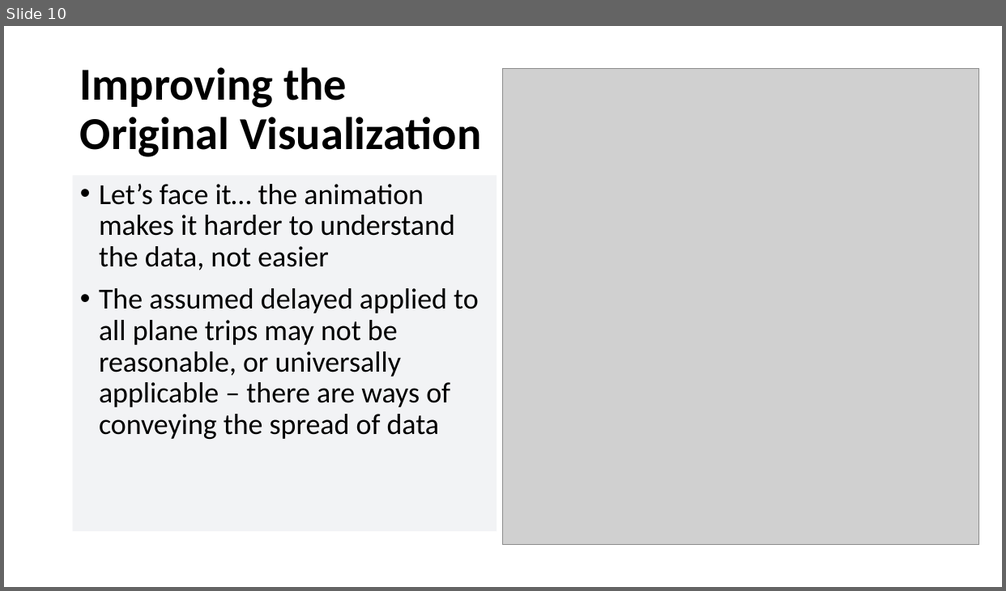
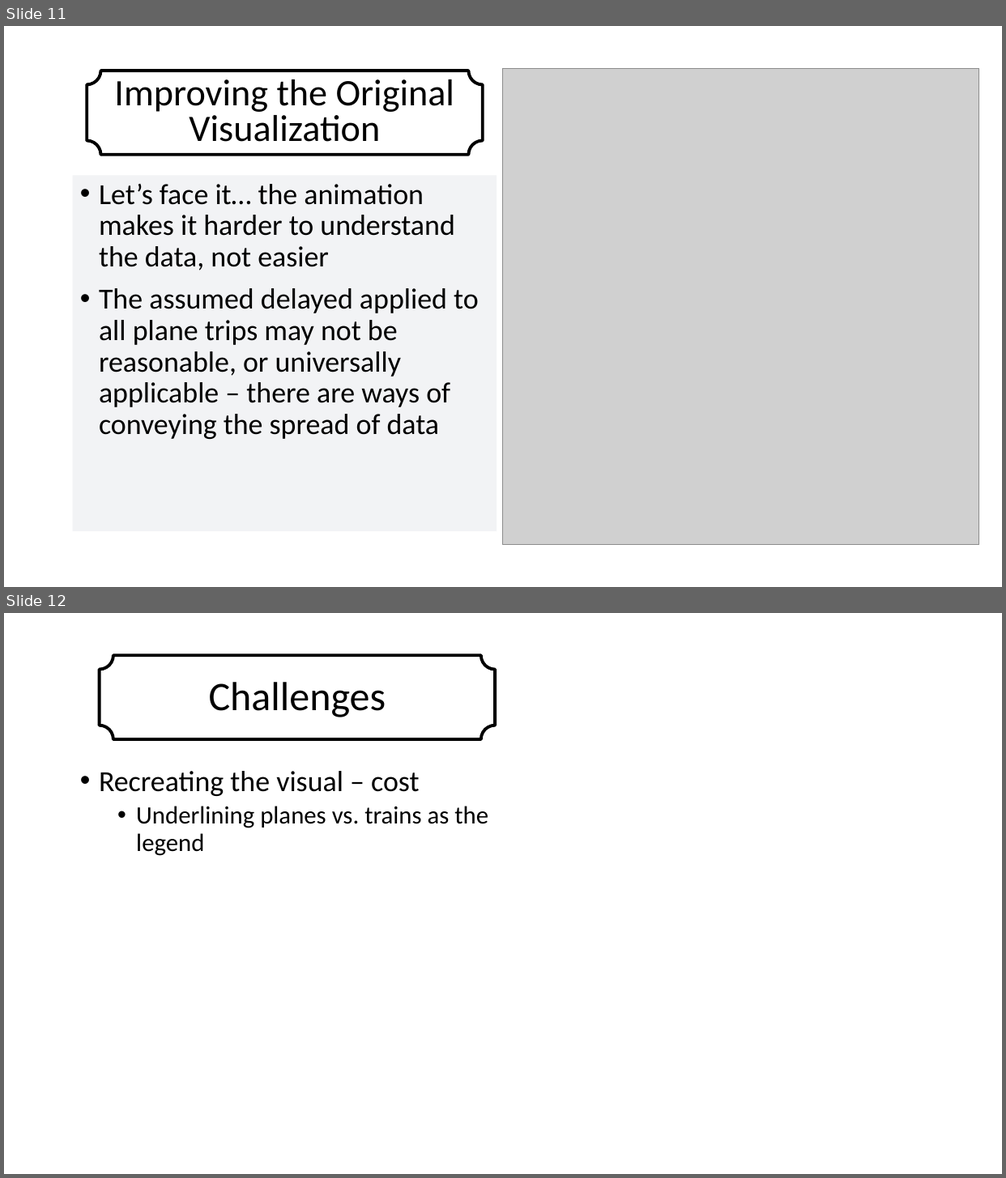
Before and after one commit to suyinlee23/MakeOverMonday_MAT_8790_LeazisLee, a slide deck: Trains vs Planes.pptx. Shown one above the other, each under a label of ours: slide 10 before the commit, slides 11 and 12 after it. The pictures are 1006x591 and 1006x1178 pixels, drawn with LibreOffice and Linux fonts; fonts in the diff are those of the drawing; grey boxes stand for pictures; background and template pictures are left out. Boxes give left, top, right and bottom in pixels: in the first picture for what was removed or moved away, otherwise in the second. Text is boxed around its words. In the diff, an @@ line names an element or a change of style, - is before the commit and + after.

Commit message:
Trains vs Planes v2 SLEdits

```diff
--- a/Trains vs Planes.pptx
+++ b/Trains vs Planes.pptx
@@ slide 12 added at (x1=4, y1=613, x2=1002, y2=1174), background picture (left out) @@
@@ plaque added at (x1=85, y1=643, x2=509, y2=752), fill #FFFFFF at 82% opacity, 39 pt, text #000000 @@
+Challenges
@@ plaque added at (x1=99, y1=656, x2=495, y2=739), outline #000000 3 pt @@
@@ text added at (x1=99, y1=771, x2=488, y2=856), 24 pt, text #000000 @@
+• Recreating the visual – cost
+  • Underlining planes vs. trains as the legend
@@ what was slide 10 is now slide 11 @@
@@ slide 11 changed as well @@
@@ plaque "Improving the Original Visualization" resized from (x1=80, y1=67, x2=481, y2=157) to (x1=73, y1=58, x2=497, y2=167) @@
@@ plaque "Improving the Original Visualization" at (x1=73, y1=58, x2=497, y2=167): size 44 to 36 pt, bold off; alignment left to centre; line spacing 0.9 to 0.8; fill none to #FFFFFF at 82% opacity @@
@@ plaque added at (x1=87, y1=71, x2=484, y2=155), outline #000000 3 pt @@
```
Also in this commit, not shown: 7 other slides changed, 4 other slides added, 4 slides removed.
